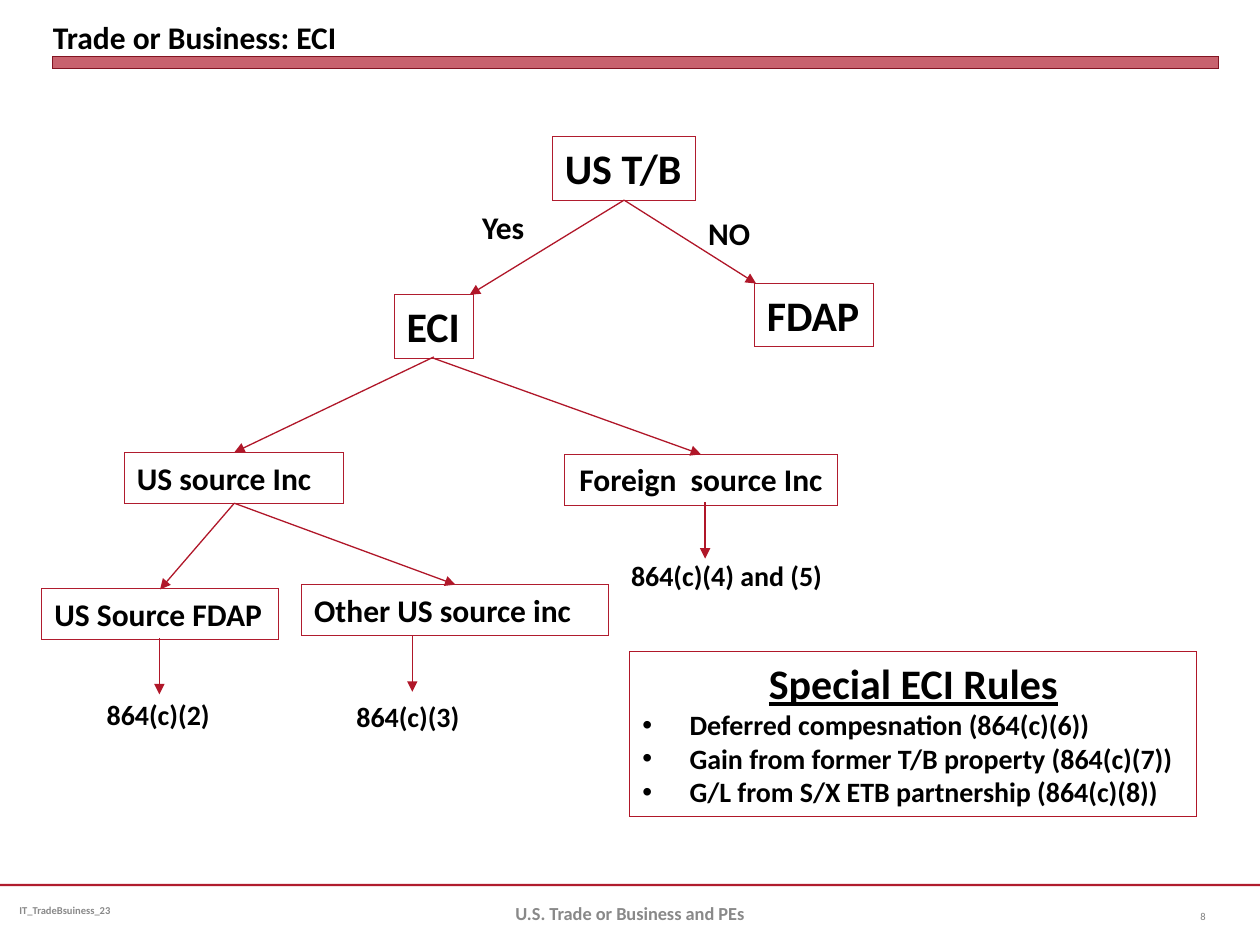
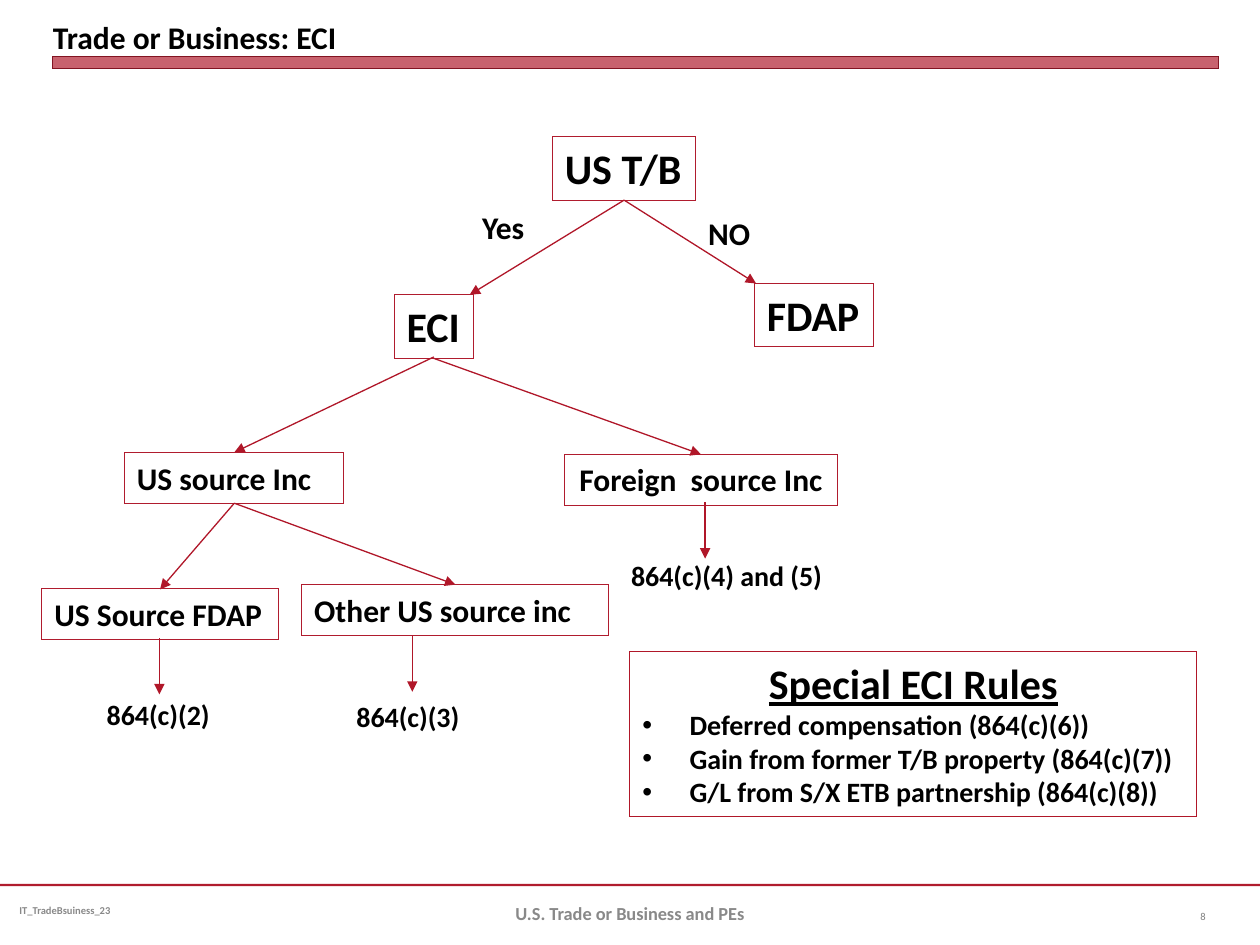
Before and after one commit to jmc877/International-Tax, a slide deck: slide 8 of slides/IT_Slides_ETB_23.pptx. Drawn at 1260x945 pixels with LibreOffice and Linux fonts; fonts in the diff are those of the drawing. Boxes give left, top, right and bottom in pixels: in the first picture for what was removed or moved away, otherwise in the second. Text is boxed around its words. In the diff, an @@ line names an element or a change of style, - is before the commit and + after.

```diff
--- a/slides/IT_Slides_ETB_23.pptx
+++ b/slides/IT_Slides_ETB_23.pptx
@@ text in rectangle at bbox=[690, 714, 1089, 740]: text changed @@
-• Deferred compesnation (864(c)(6))
+• Deferred compensation (864(c)(6))
```
Also in this commit, not shown: 3 other files.
